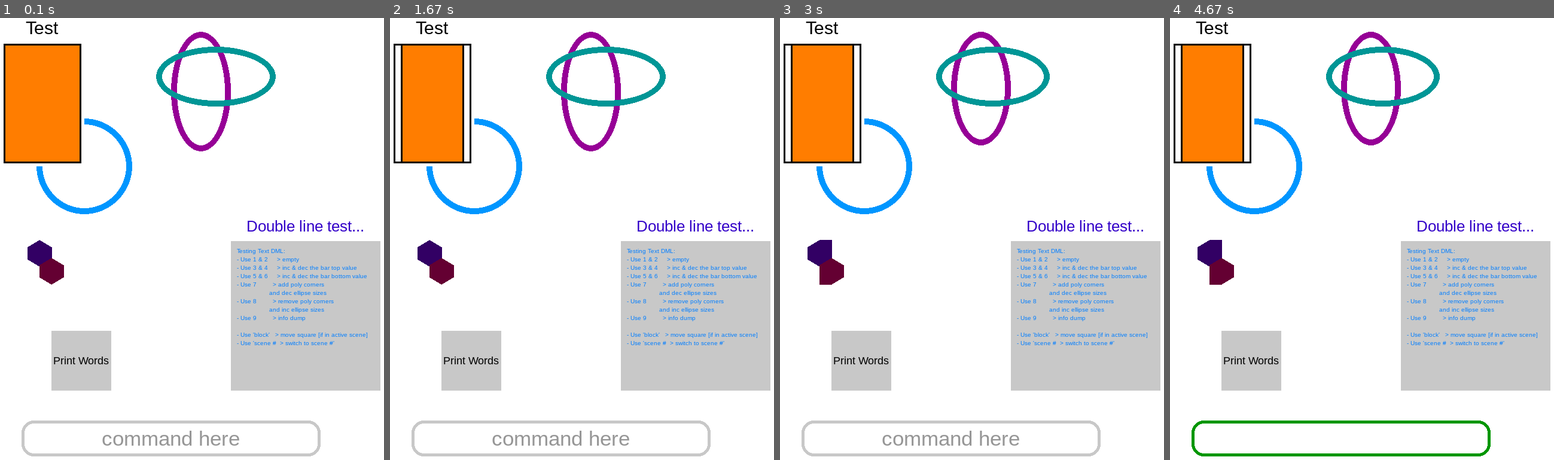
Above: before the commit, frames 1-4 (left to right).
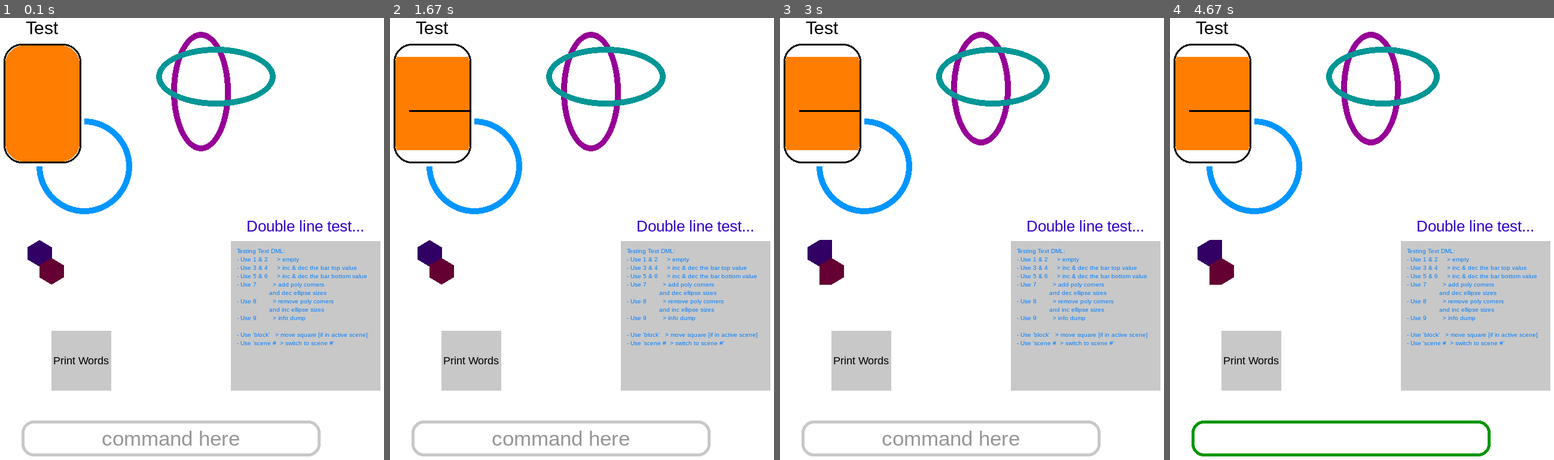
Above: after the commit, the same moments.

Repository: reimerrigtering/PygameUIExtension
Game: pygame game, started from testing.py
Same seed, same stepped clock (60 frames per second), same inputs: the game is played once before the commit and once after it.
Inputs (mouse positions are in pixels of both pictures, inside the frame that each line leads up to):
- Up to frame 1 (0.1 s): no input
- Up to frame 2 (1.67 s): click (501, 314) at 0.38 s; tap 4 at 0.67 s; click (470, 353) at 1.05 s; tap 5 at 1.33 s
- Up to frame 3 (3 s): tap 7 at 2.22 s
- Up to frame 4 (4.67 s): click "command here" at 3.15 s; type "ann" at 3.43 s; tap Enter at 3.77 s; move the mouse to (1550, 230) at 3.98 s; click (1550, 230) at 4.03 s; click "command here" at 4.37 s; move the mouse to (1262, 146) at 4.65 s

The runs differ from the first frame. In frame 1, 0.3% of the frame differs, in the area x 0-22%, y 5-33%; in frame 2, 1.8%; in frame 3, 1.8%; in frame 4, 1.8%.

Commit message:
Added rounded corner functionality to Bar objects, version update tot 2.0.2

Diff:
--- a/setup.py
+++ b/setup.py
@@ -2,7 +2,7 @@
 
 setup(
     name='PygameUIExtension',
-    version='2.0.1',
+    version='2.0.2',
     author='Reimer Rigtering',
     author_email='reimer.rigtering@gmail.com',
     url='https://github.com/reimerrigtering/PygameUIExtension',
--- a/testing.py
+++ b/testing.py
@@ -5,7 +5,8 @@
 
 display_window = Display((800, 800), 'testing')
 
-rectangle = Rect(20, 70, 130, 200, border=3)
+# rectangle = Rect(20, 70, 130, 200, border=3)
+rectangle = Rect(20, 70, 130, 200, border=3, corner_radius_all=30)
 circle = Circle(155, 275, 80, {Placement.TOP_LEFT: False}, color=(0, 150, 255), border=10)
 
 polygon1 = Polygon([(80, 398), (100, 410), (100, 430), (80, 442), (60, 430), (60, 410)], color=(50, 0, 100))
@@ -35,7 +36,8 @@
 text_surround_rect = Rect(400, 400, 250, 250, color=(200, 200, 200))
 
 bar = Bar(rectangle, bar_color=(255, 125, 0), bar_inverse_color=(255, 0, 0), bar_closed=True,
-          start_fill_side=Placement.LEFT, _text=Text('Test', font_size=30, alignment=Placement.TOP_OUT), fit_text=False)
+          start_fill_side=Placement.BOTTOM, _text=Text('Test', font_size=30, alignment=Placement.TOP_OUT),
+          fit_text=False)
 
 moving_block = Rect(50, 500, 50, 50, color=(255, 0, 0), border=20)
 moving_block_sqr = Rect(48, 498, 94, 94, color=(0, 0, 0), border=2)
--- a/ui_classes.py
+++ b/ui_classes.py
@@ -1281,6 +1281,9 @@
         if display is None:
             raise ValueError('Display argument missing')
 
+        bar_display = display
+        corner_rect_cuts = None
+
         self.rect.render(display)
 
         if self.start_fill_side == Placement.LEFT:
@@ -1299,9 +1302,32 @@
         if self.display_range[0] > self.display_range[1] and self.bar_inverse_color is not None:
             color = self.bar_inverse_color
 
-        bar_rect = Rect(bar_x, bar_y, bar_size[0], bar_size[1], color=color)
-
-        bar_rect.render(display)
+        if self.rect.corner_radius_all != 0 or self.rect.corner_radius_specific is not None:
+            # Creating rounded surface
+            trans_color = (255, 0, 0) if (255, 0, 0) != color else (0, 255, 0)
+            corner_rect_cuts = pygame.Surface((self.rect.width - 2 * self.bar_border_width,
+                                               self.rect.height - 2 * self.bar_border_width))
+            corner_rect_cuts.set_colorkey((255, 255, 255))
+            corner_rect_cuts.fill(trans_color)
+            fill_rect = Rect(0, 0, self.rect.width - 2 * self.bar_border_width,
+                             self.rect.height - 2 * self.bar_border_width, self.rect.corner_radius_all,
+                             self.rect.corner_radius_specific, color=(255, 255, 255))
+            fill_rect.render(corner_rect_cuts)
+
+            # Adding bar
+            bar_rect_surface = pygame.Surface(bar_size, pygame.SRCALPHA)
+            bar_rect_surface.set_colorkey(trans_color)
+            bar_rect = Rect(-bar_x + self.rect.x, 0, self.rect.width, self.rect.height, color=color)
+            bar_rect.render(bar_rect_surface)
+
+            # Removing corners
+            if self.start_fill_side == Placement.LEFT:
+                bar_rect_surface.blit(corner_rect_cuts, (self.rect.x - bar_x + self.bar_border_width, 0))
+            elif self.start_fill_side == Placement.BOTTOM:
+                bar_rect_surface.blit(corner_rect_cuts, (0, self.rect.y - bar_y + self.bar_border_width))
+            # bar_rect_surface.convert_alpha()
+
+            bar_display = bar_rect_surface
 
         if self.bar_closed:
             if self.start_fill_side == Placement.LEFT:
@@ -1319,7 +1345,7 @@
                     max_stop_block = Rect(bar_x, bar_y - self.bar_border_width, stop_width, stop_height,
                                           color=self.rect.color)
 
-                max_stop_block.render(display)
+                max_stop_block.render(bar_display)
 
             if self.max_value_range[0] < self.display_range[0] <= self.max_value_range[1]:
                 if self.start_fill_side == Placement.LEFT:
@@ -1330,7 +1356,16 @@
                                           bar_y + bar_size[1] - self.bar_border_width, stop_width, stop_height,
                                           color=self.rect.color)
 
-                max_stop_block.render(display)
+                max_stop_block.render(bar_display)
+
+        if self.rect.corner_radius_all != 0 or self.rect.corner_radius_specific is not None:
+            # Displaying bar
+            display.blit(bar_display, (bar_x, bar_y))
+            # display.blit(corner_rect_cuts, (self.rect.x + self.bar_border_width,
+            #                                 self.rect.y + self.bar_border_width))
+        else:
+            bar_rect = Rect(bar_x, bar_y, bar_size[0], bar_size[1], color=color)
+            bar_rect.render(display)
 
         if self.text is not None:
             self.text.render(display)
Not shown, changed: TODOs.txt
